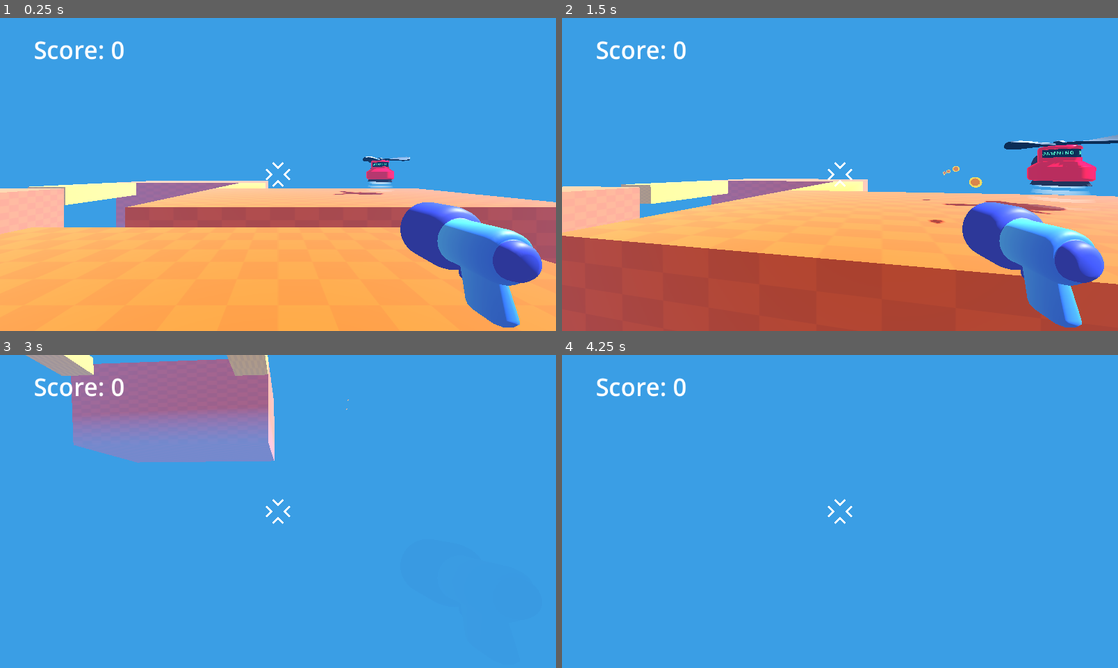
Above: before the commit, frames 1-4 (two rows, left to right).
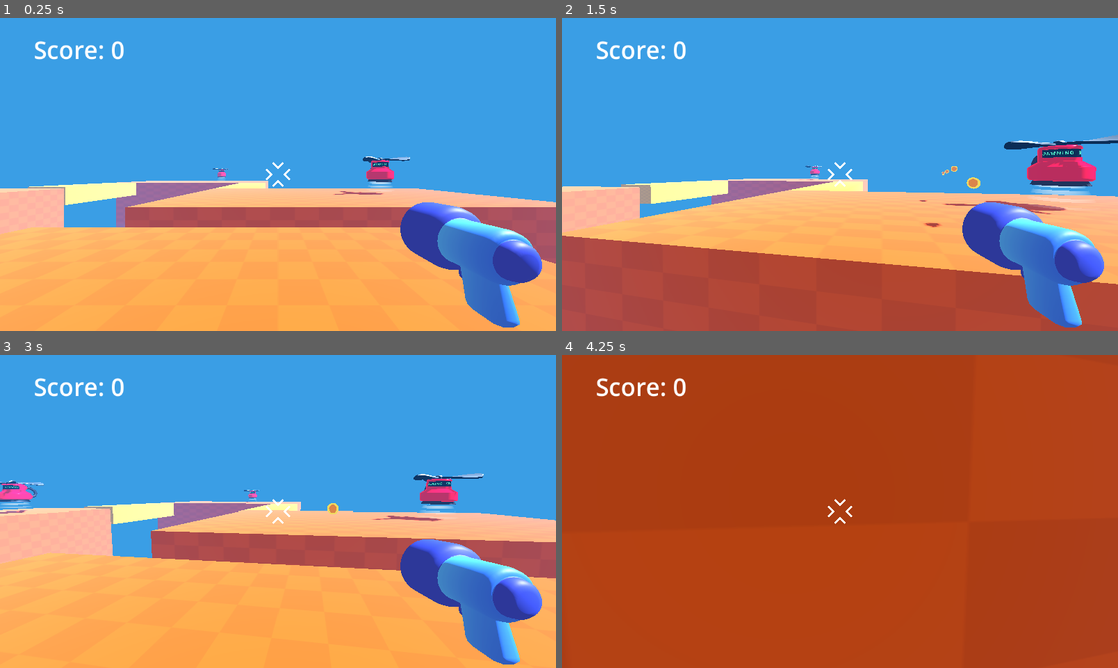
Above: after the commit, the same moments.

Repository: AndresLopez28C/Juego_3DShooter
Game: Godot game, scene res://player/game.tscn
Same seed, same stepped clock (60 frames per second), same inputs: the game is played once before the commit and once after it.
Inputs (mouse positions are in pixels of both pictures, inside the frame that each line leads up to):
- Up to frame 1 (0.25 s): no input
- Up to frame 2 (1.5 s): move the mouse to (867, 174) at 0.52 s; press the mouse at (867, 174) at 0.53 s; hold W (Adelante) from 0.53 s (still down); tap Space (Saltar) at 0.77 s; move the mouse to (812, 174) at 1.27 s; release the mouse at (812, 174) at 1.28 s; click (812, 174) at 1.35 s
- Up to frame 3 (3 s): keep holding W (Adelante); tap Space (Saltar) at 1.52 s; move the mouse to (289, 505) at 2.02 s; press the mouse at (289, 505) at 2.03 s; move the mouse to (272, 517) at 2.77 s; release the mouse at (272, 517) at 2.78 s; click (272, 517) at 2.85 s
- Up to frame 4 (4.25 s): keep holding W (Adelante); tap Space (Saltar) at 3.02, 3.77 s; move the mouse to (878, 514) at 3.52 s; press the mouse at (878, 514) at 3.53 s

The runs differ from the first frame. In frame 1, less than 0.1% of the frame differs, in the area x 38-42%, y 48-52%; in frame 2, 0.2%; in frame 3, 63%; in frame 4, 100%, in the area x 0-100%, y 0-100%.

Commit message:
ya fase alpha terminada

Diff:
--- a/mob/mob.tscn
+++ b/mob/mob.tscn
@@ -1,7 +1,9 @@
-[gd_scene load_steps=4 format=3 uid="uid://d2n05k8cgyvve"]
+[gd_scene load_steps=6 format=3 uid="uid://d2n05k8cgyvve"]
 
 [ext_resource type="Script" uid="uid://dr6c3bki3d2ji" path="res://scripts/mob.gd" id="1_6jlfs"]
 [ext_resource type="PackedScene" uid="uid://46rxrb3ndngl" path="res://mob/bat_model.tscn" id="1_7b8ug"]
+[ext_resource type="AudioStream" uid="uid://bx3idpeigglls" path="res://mob/mob_take_damage.wav" id="3_mixeo"]
+[ext_resource type="AudioStream" uid="uid://bjajl884tgyrw" path="res://mob/mob_ko.wav" id="4_jkfaf"]
 
 [sub_resource type="SphereShape3D" id="SphereShape3D_6jlfs"]
 radius = 0.3603376
@@ -21,4 +23,12 @@
 wait_time = 2.0
 one_shot = true
 
+[node name="Damage" type="AudioStreamPlayer3D" parent="."]
+unique_name_in_owner = true
+stream = ExtResource("3_mixeo")
+
+[node name="KO" type="AudioStreamPlayer3D" parent="."]
+unique_name_in_owner = true
+stream = ExtResource("4_jkfaf")
+
 [connection signal="timeout" from="Timer" to="." method="_on_timer_timeout"]
--- a/mob/spawner.tscn
+++ b/mob/spawner.tscn
@@ -14,7 +14,7 @@
 
 [node name="Timer" type="Timer" parent="."]
 unique_name_in_owner = true
-wait_time = 2.0
+wait_time = 4.0
 autostart = true
 
 [node name="spawner_model" parent="." instance=ExtResource("3_lynsj")]
--- a/player/game.tscn
+++ b/player/game.tscn
@@ -24,6 +24,9 @@
 
 [sub_resource type="LabelSettings" id="LabelSettings_co4pm"]
 font_size = 50
+
+[sub_resource type="BoxShape3D" id="BoxShape3D_xi7o7"]
+size = Vector3(57, 1, 60)
 
 [node name="Game" type="Node3D"]
 script = ExtResource("1_xi7o7")
@@ -78,10 +81,28 @@
 [node name="Spawner" parent="." instance=ExtResource("4_co4pm")]
 transform = Transform3D(1, 0, 0, 0, 1, 0, 0, 0, 1, 14, 0, 8)
 
+[node name="Spawner2" parent="." instance=ExtResource("4_co4pm")]
+transform = Transform3D(1, 0, 0, 0, 1, 0, 0, 0, 1, 40, 0, -10)
+
+[node name="Spawner3" parent="." instance=ExtResource("4_co4pm")]
+transform = Transform3D(1, 0, 0, 0, 1, 0, 0, 0, 1, 14, 0, -22)
+
 [node name="Label" type="Label" parent="."]
+unique_name_in_owner = true
 offset_left = 70.0
 offset_top = 31.0
 offset_right = 259.0
 offset_bottom = 100.0
 text = "Score: 0"
 label_settings = SubResource("LabelSettings_co4pm")
+
+[node name="Area3D" type="Area3D" parent="."]
+
+[node name="CollisionShape3D" type="CollisionShape3D" parent="Area3D"]
+transform = Transform3D(1, 0, 0, 0, 1, 0, 0, 0, 1, 21.5, -12, -4.5)
+shape = SubResource("BoxShape3D_xi7o7")
+
+[connection signal="mob_spawned" from="Spawner" to="." method="_on_spawner_mob_spawned"]
+[connection signal="mob_spawned" from="Spawner2" to="." method="_on_spawner_mob_spawned"]
+[connection signal="mob_spawned" from="Spawner3" to="." method="_on_spawner_mob_spawned"]
+[connection signal="body_entered" from="Area3D" to="." method="_on_area_3d_body_entered"]
--- a/player/player.tscn
+++ b/player/player.tscn
@@ -1,8 +1,9 @@
-[gd_scene load_steps=7 format=3 uid="uid://gbmpn7q4h6la"]
+[gd_scene load_steps=11 format=3 uid="uid://gbmpn7q4h6la"]
 
 [ext_resource type="PackedScene" uid="uid://chjrhhjvxun3r" path="res://player/simple_gun/gun_model.glb" id="1_oul6g"]
 [ext_resource type="Script" uid="uid://dslr2l5ap5lea" path="res://scripts/player.gd" id="1_rkbax"]
 [ext_resource type="Texture2D" uid="uid://cuyh8hew637ju" path="res://player/reticle.png" id="3_g1dw6"]
+[ext_resource type="AudioStream" uid="uid://bi6ansiu0g7gi" path="res://player/gun_shoot.wav" id="4_yw30f"]
 
 [sub_resource type="CapsuleShape3D" id="CapsuleShape3D_kqu6x"]
 
@@ -10,6 +11,43 @@
 
 [sub_resource type="BoxMesh" id="BoxMesh_kqu6x"]
 size = Vector3(0.1, 0.1, 1)
+
+[sub_resource type="Animation" id="Animation_yw30f"]
+resource_name = "disparo"
+length = 0.1
+tracks/0/type = "value"
+tracks/0/imported = false
+tracks/0/enabled = true
+tracks/0/path = NodePath("Camera3D/gun_model:rotation")
+tracks/0/interp = 1
+tracks/0/loop_wrap = true
+tracks/0/keys = {
+"times": PackedFloat32Array(0, 0.050784677, 0.09974911),
+"transitions": PackedFloat32Array(1, 1, 1),
+"update": 0,
+"values": [Vector3(0, -3.1415925, 0), Vector3(-0.38397244, -3.1415927, 0), Vector3(0, -3.1415927, 0)]
+}
+
+[sub_resource type="Animation" id="Animation_qjkh3"]
+length = 0.001
+tracks/0/type = "value"
+tracks/0/imported = false
+tracks/0/enabled = true
+tracks/0/path = NodePath("Camera3D/gun_model:rotation")
+tracks/0/interp = 1
+tracks/0/loop_wrap = true
+tracks/0/keys = {
+"times": PackedFloat32Array(0),
+"transitions": PackedFloat32Array(1),
+"update": 0,
+"values": [Vector3(0, -3.1415925, 0)]
+}
+
+[sub_resource type="AnimationLibrary" id="AnimationLibrary_g6k8r"]
+_data = {
+&"RESET": SubResource("Animation_qjkh3"),
+&"disparo": SubResource("Animation_yw30f")
+}
 
 [node name="Player" type="CharacterBody3D"]
 script = ExtResource("1_rkbax")
@@ -27,7 +65,7 @@
 
 [node name="Marker3D" type="Marker3D" parent="Camera3D"]
 unique_name_in_owner = true
-transform = Transform3D(1, 0, -2.9802322e-08, 0, 1, 0, 2.9802322e-08, 0, 1, 0.52546906, -0.32435715, -1.4865563)
+transform = Transform3D(1, 0, -2.9802322e-08, 0, 1, 0, 2.9802322e-08, 0, 1, 0.41799057, -0.32435715, -1.0768384)
 
 [node name="MeshInstance3D" type="MeshInstance3D" parent="."]
 transform = Transform3D(1, 0, 0, 0, 1, 0, 0, 0, 1, 0, 1, 0)
@@ -58,3 +96,11 @@
 unique_name_in_owner = true
 wait_time = 0.2
 one_shot = true
+
+[node name="AudioStreamPlayer" type="AudioStreamPlayer" parent="."]
+stream = ExtResource("4_yw30f")
+
+[node name="AnimationPlayer" type="AnimationPlayer" parent="."]
+libraries = {
+&"": SubResource("AnimationLibrary_g6k8r")
+}
--- a/scripts/game.gd
+++ b/scripts/game.gd
@@ -1 +1,25 @@
 extends Node3D
+@onready var label: Label = %Label
+
+var score = 0
+func increase_score():
+	score+=1
+	label.text = "Puntaje "+str(score)
+
+
+func _on_spawner_mob_spawned(mob):
+	mob.die.connect(func on_mob_die():
+		increase_score()
+		get_poof(mob.global_position))##Humo cuando muere
+	get_poof(mob.global_position)##Humo cuando sale
+
+
+func _on_area_3d_body_entered(body: Node3D) -> void:
+	if body.name == 'Player':
+		get_tree().reload_current_scene.call_deferred()
+
+func get_poof(mob_global_position):
+	const SMOKE_PUFF = preload("res://mob/smoke_puff/smoke_puff.tscn")
+	var puff = SMOKE_PUFF.instantiate()
+	add_child(puff)
+	puff.global_position = mob_global_position
--- a/scripts/mob.gd
+++ b/scripts/mob.gd
@@ -2,7 +2,7 @@
 @onready var bat_model: Node3D = %bat_model
 @onready var player = get_node("/root/Game/Player")
 @onready var timer: Timer = %Timer
-
+signal die()
 
 var health = 3
 const speed = 3.0
@@ -10,9 +10,11 @@
 	if health==0:
 		return
 	health -=1
+	%Damage.play()
 	bat_model._hurt()
 	if health==0:
 		timer.start()
+		%KO.play()
 		set_physics_process(false)
 		gravity_scale=1.0
 		var direction = player.global_position.direction_to(global_position)
@@ -21,7 +23,9 @@
 		timer.start()
 
 
-func _physics_process(delta: float) -> void:
+
+
+func _physics_process(_delta: float) -> void:
 	var direction = global_position.direction_to(player.global_position)
 	direction.y= 0.0
 	linear_velocity = direction * speed
@@ -30,3 +34,4 @@
 
 func _on_timer_timeout() -> void:
 	queue_free()
+	die.emit()
--- a/scripts/player.gd
+++ b/scripts/player.gd
@@ -3,6 +3,7 @@
 
 func _ready():
 	Input.set_mouse_mode(Input.MOUSE_MODE_CAPTURED)
+	print(name)
 
 func _unhandled_input(event) -> void:
 	if event is InputEventMouseMotion :
@@ -52,3 +53,5 @@
 	%Marker3D.add_child(new_bullet)
 	new_bullet.global_transform = %Marker3D.global_transform
 	%Timer.start()
+	$AudioStreamPlayer.play()
+	$AnimationPlayer.play("disparo")
Not shown: 1 places in player/game.tscn that only renumber resources
